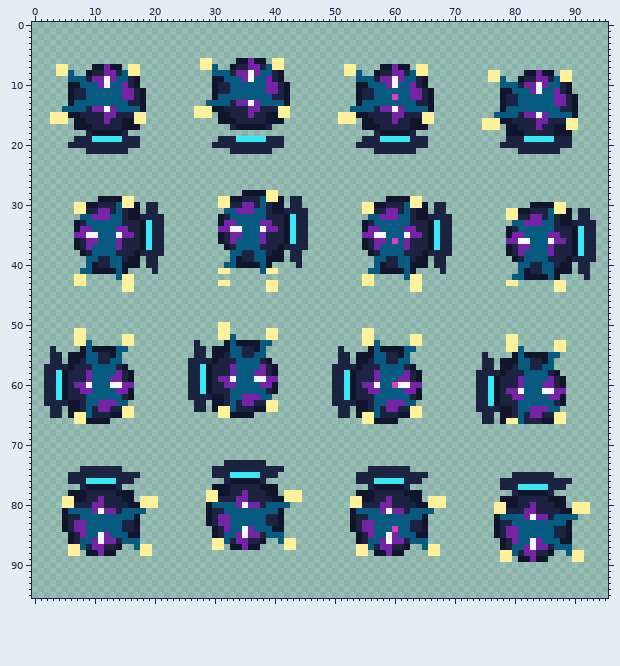
One commit to this pixel-art file: game/assets/source/animation/enemy_buffer_move.aseprite. Above, as it was before the edit.
96x96 pixels, 1 frame.
And afterwards:
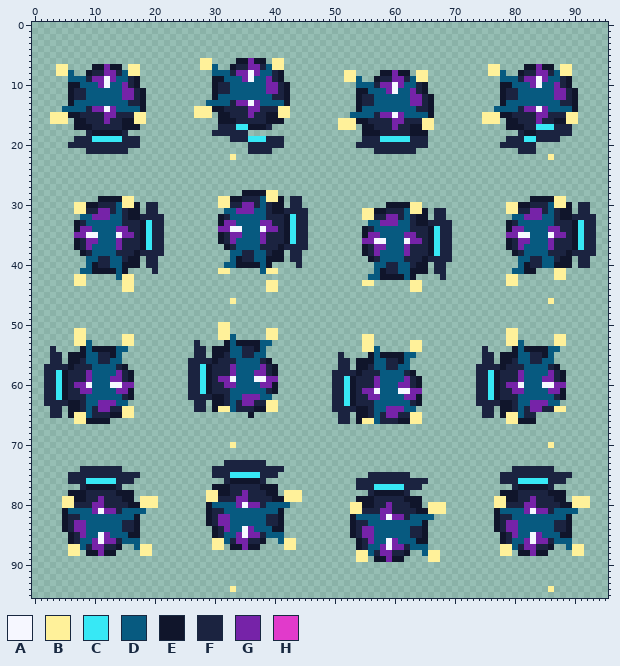
Palette (. is transparent): A #f6f7ff  B #fff19a  C #37e8f5  D #075a80  E #10152b  F #1b2340  G #7623a8  H #e13acb
Message: fix(art): distinguish enemy movement animations
The exact change:
Changed rows in their new state; - is an unchanged pixel.
first column x 30:
 7 ----------------------..----.....-..----------BB----EEGEE-BB-
 8 ------------------------.--.EE-EE.--------------D--EFF-GFD---
 9 ----------------------BB-..EFFG-F-BB----------..-DDFGGA-D-FE-
10 ------------------------DD-FG--G-D--------------EE-DD--D-G---
11 -------------------------ED--GA---FE.------------FF--DD---GFE
12 ------------------------------D------------------------------
13 -------------------------FF------GG--------------DD------DF--
14 -----------------------.E--DDDDD--FF-----------DD--FGGAG--DD-
15 ---------------------..DDDD-GGA-DDDDE--------BBBEEF-FFG-FFFBB
16 ------------------------E-F----G-FF-------------.-E----F-EE--
17 -FF-CC---------------BBB---F--G----BB--------...---E--CCCFFF.
18 FFFFFF-------------------EEEFFFFFEEE-------------..FEE---FFF-
19 -..-FF------------------------------------------------FFF-..-
20 ......------------------------------------------------......-
21 ---...------------------------------------------------....---
22 ---B----------------------------------------------------B----
first column x 31:
29 ----------------------------......------------------EEEEBB-----
30 ------------------------....EEEE--.-..----------BBEEFFFD--E-FF-
31 --------------------------EEFF--BB----------------FFGG--FE-----
32 ------------------------BBFF--F----.--.---------.DDG--D----F--F
33 ------------------------.D-GGG---EEFF-----------EF-DDD---FFEC--
34 -------------------------FD----DF----------------GG----GG------
35 ------------------------E-GD---G-F--------------G-AA---A-G-----
36 ------------------------GGAA-D-AGG--------------EFGG---GFF-----
37 ---------------------------G-----------------------D-----------
38 ------------------------EFG----G--FEC-----------.EF----F--EFF--
39 -------------------------EF-DD-F-F-F--F----------.D-FF-D-E-.--.
40 ---------------------------D----F------------------E----E------
41 -------------------------.--FFD--EE-F------------D--E...BB.-..-
42 ------------------------.DDEEEE-E.---F----------BB......BB---.-
43 ..------------------------------------------------------..-----
44 --------------------------------------------------------..-----
46 --B----------------------------------------------------B-------
first column x 31:
51 ------------------------..----------------------BB--------
52 --------------------------------..----------------------BB
53 --------------------------.-----------------------D-------
54 --------------------.---BB-.....BB----------F---.E-EEEEDD.
55 ---------------------.-..--EEE--D------------F-EE--DFF--.-
56 -------------------------E----E------------------F----D---
57 -------------------.--.-E-D-FF-D.----------F--F-F-F-DD-FE-
58 ---------------------FFE--F----FE.-----------CEF--G----GFE
59 ------------------------------D-----------------------G---
60 ------------------------FFG--DGGFE--------------GGA---AAGG
61 ------------------------G-A---AA-G--------------F-G---DG-E
62 -------------------------GG----GG----------------FD----DF-
63 ---------------------CEFF---DDD-FE-----------FFEE---GGG-D.
64 -------------------F--F----D--GDD.---------.--.----F--FFBB
65 .....-------------------EF--GGFF----------------BB--F.....
66 --------------------FF-E--DFFFEEBB----------..-.--EEE.....
first column x 33:
70 B----------------------------------------------------B
first column x 53:
74 ---.......-----------------FFFFFFF------
75 -..-------...------------FF-------FFF---
76 ----FFFFF---F---------------CCCCC---.---
77 -FF-CCCCC-FF-------------..-EEEEE-..----
78 -..FEEEEEF..-------------EEEFFFFFEEE----
79 .E----F--E---...--------BB----G--F---BBB
80 --EE-F----E-.-------------FF-G----F-E---
81 BBFFF-GFF-FEEBBB--------EDDDD-AGG-DDDD..
82 -DD--GAGGF--DD-----------FF--DDDDD--E.--
83 --FD------DD--------------GG------FF----
84 -------D--------------------------------
85 EFG---DD--FF------------.EF---AG--DE----
86 ---G-D--DD-EE--------------D-G--GF-DD---
87 -EF-D-AGGFDD-..----------BB-F-GFFE..-BB-
88 ---DFG-FFE--D--------------.EE-EE.--.---
89 -BB-EEGEE----BB----------..-.....----..-
first column x 33:
94 B----------------------------------------------------B
